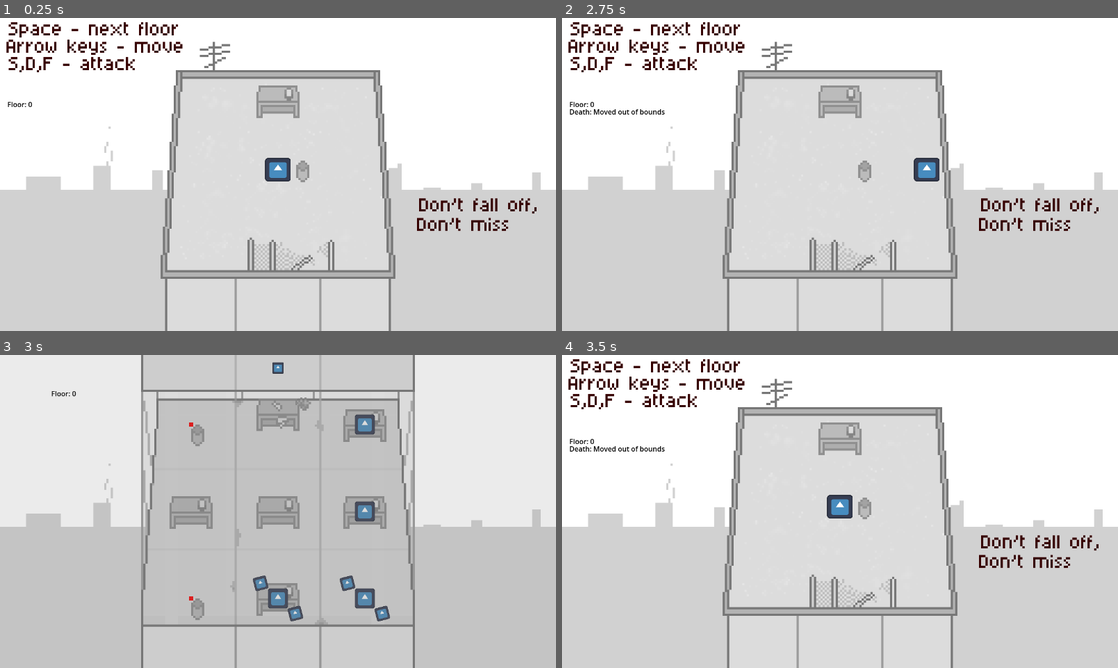
Above: before the commit, frames 1-4 (two rows, left to right).
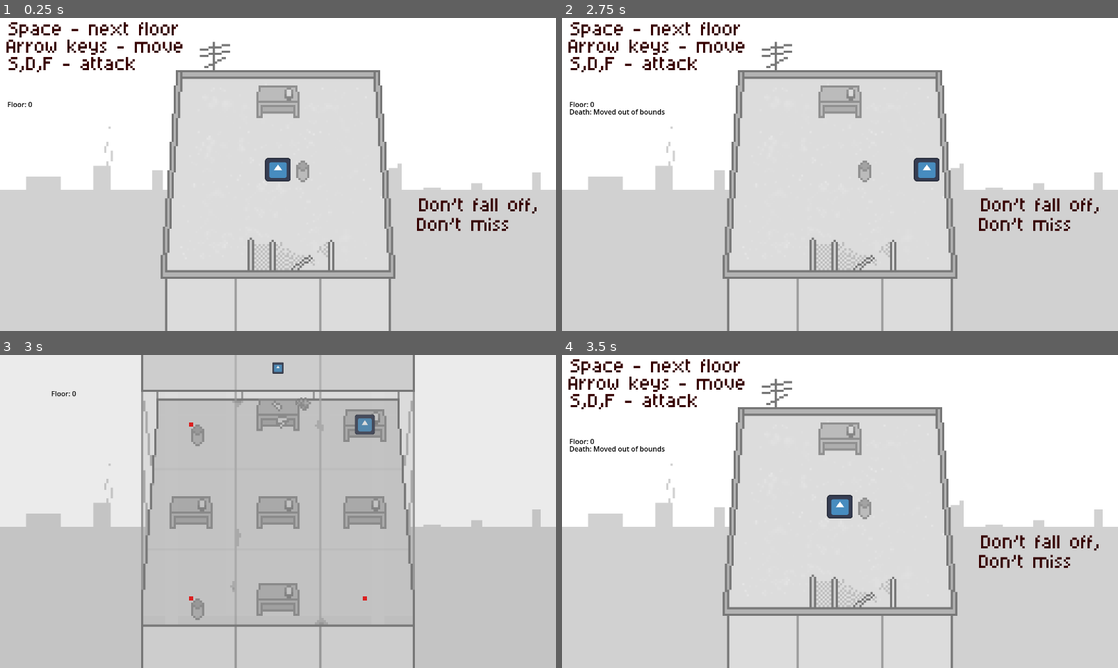
Above: after the commit, the same moments.

Repository: IsvyRed/Hatch
Game: Godot game, scene res://Gameplay Elements/rooftop.tscn
Same seed, same stepped clock (60 frames per second), same inputs: the game is played once before the commit and once after it. The engine's default icon, where the game draws it, is replaced by a stand-in: a white triangle on a blue panel in a dark square.
Inputs:
- Up to frame 1 (0.25 s): no input
- Up to frame 2 (2.75 s): tap Enter at 0.5, 2 s; hold Right (Right) 0.53-1.28 s; tap S (Attack) at 0.6 s; tap Space (Next Floor) at 1.25 s; hold Down (Down) 1.28-2.03 s; tap D (Attack1) at 1.35 s; hold Right (Right) from 2.03 s (still down); tap F (Attack2) at 2.1 s
- Up to frame 3 (3 s): tap Space (Next Floor) at 2.75, 2.85 s; release Right (Right) at 2.78 s; hold Up (Up) from 2.78 s (still down)
- Up to frame 4 (3.5 s): keep holding Up (Up)

Frames 1-2 are identical in both runs. In frame 3, 1.1% of the frame differs, in the area x 45-71%, y 46-86%; in frame 4, nothing differs.

Commit message:
Added difficulty scaling
Added difficulty scaling via hashmap for easy rebalancing, see formatting in globals script

Diff:
--- a/Gameplay Elements/GLOBALS.gd
+++ b/Gameplay Elements/GLOBALS.gd
@@ -1,14 +1,19 @@
 extends Node
 #TO DO add lose function with small buffer before reset -- this will become the main game handler
+
+#format: floorThreshold : [upgradeUnits, enemyCount (low end, high end is +2)]
+var difficultyHash = {0: [0,1], 5: [1,2], 10: [1,3], 15: [2,3], 20: [2,4], 30: [3,4], 45: [4,5], 55: [3,6]}
+
 @warning_ignore("shadowed_global_identifier")
 var floor = 0
 var enemiesLeft =  0
 var enemies = [] #Use this reference to upgrade enemies when bus is cornered
-var upgradeUnits = 3
+var upgradeUnits = 0
 var usedEnemies = []
 var debugDeathMsg = null
 var lastDirection
 var deathCon = ""
+var enemyCountBase = 1
 
 var debrisList = []
 var validTiles = []
@@ -24,6 +29,10 @@
 	debrisList.clear()
 
 func runUpgrade():
+	if difficultyHash.has(floor):
+		print("difficultybump")
+		upgradeUnits = difficultyHash[floor][0]
+		enemyCountBase = difficultyHash[floor][1]
 	for i in upgradeUnits:
 		var chosenEnemy = randi_range(0,enemies.size()-1)
 		enemies[chosenEnemy].upgrade()
--- a/Gameplay Elements/enemy_spawn_bus.gd
+++ b/Gameplay Elements/enemy_spawn_bus.gd
@@ -4,7 +4,8 @@
 var GAPMARKER = preload("res://Gameplay Elements/spawn_gap.tscn")
 
 var frame = 0
-var enemyCount = randi_range(3,6) #HARD CODED FOR TESTING ONLY
+#see globals script for hash format
+var enemyCount = randi_range(Globals.enemyCountBase,Globals.enemyCountBase + 2)
 var enemyTypes = []
 var spawnedEnemies = []
 #UP DOWN LEFT RIGHT
